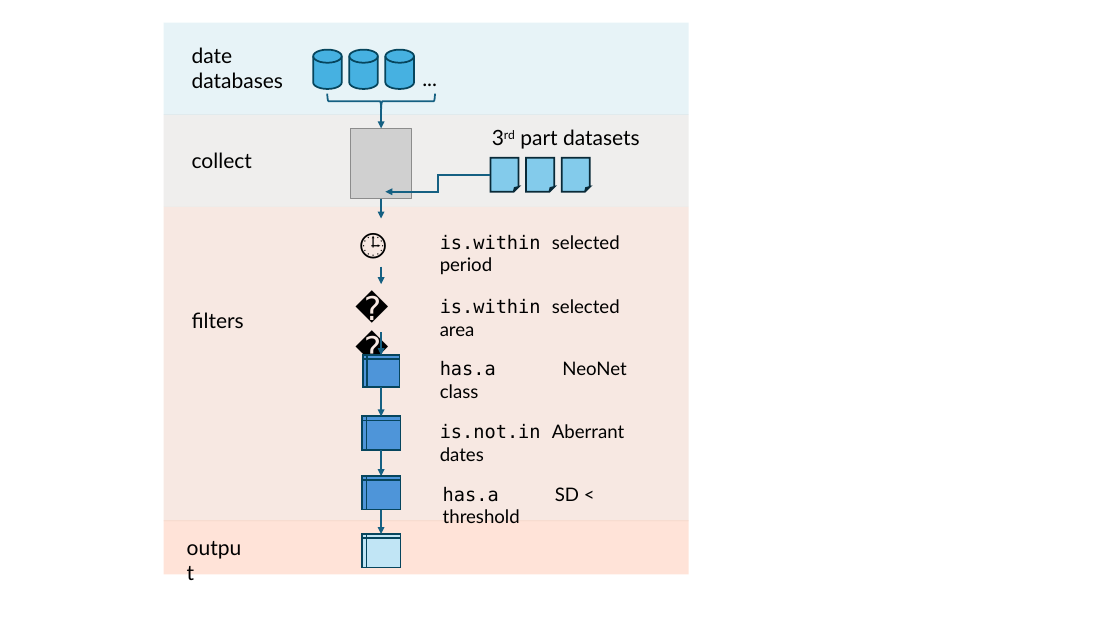
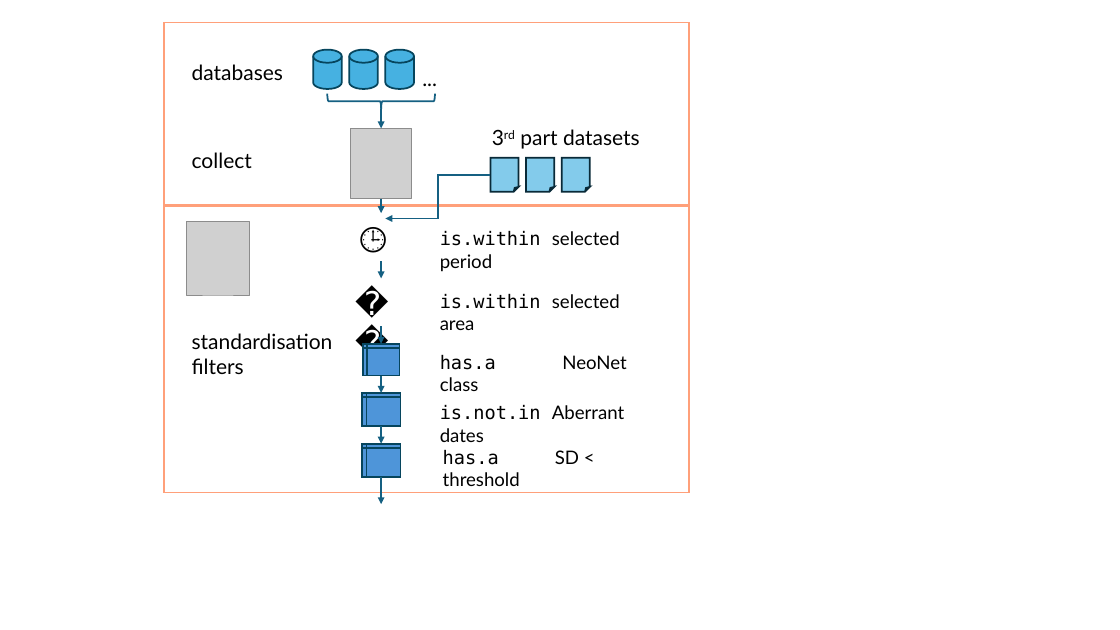
Before and after one commit to zoometh/neonet, a slide deck: slide 1 of doc/talks/2024-simep/img/workflow-radiocaron-dataset.pptx. Drawn at 1120x630 pixels with LibreOffice and Linux fonts; fonts in the diff are those of the drawing; grey boxes stand for pictures. Boxes give left, top, right and bottom in pixels: in the first picture for what was removed or moved away, otherwise in the second. Text is boxed around its words. In the diff, an @@ line names an element or a change of style, - is before the commit and + after.

```diff
--- a/doc/talks/2024-simep/img/workflow-radiocaron-dataset.pptx
+++ b/doc/talks/2024-simep/img/workflow-radiocaron-dataset.pptx
@@ rectangle: place and size @@
-rectangle at (164,23,689,115)
+rectangle at (164,23,689,206)
@@ rectangle at (164,23,689,206): fill #ADD8E6 at 29% opacity to none; outline none to #FFA07A 1.5 pt @@
@@ text "databases": place and size @@
-text "databases" at (192,47,283,88)
+text "databases" at (192,64,283,80)
@@ text at (192,47,233,63): paragraph removed @@
-date
@@ rectangle removed at (164,114,689,207) @@
@@ elbow arrow moved from (491, 175) - (386, 192) to (491, 175) - (386, 218) @@
@@ rectangle: place and size @@
-rectangle at (164,207,689,521)
+rectangle at (164,206,689,492)
@@ rectangle at (164,206,689,492): fill #E4B39E at 29% opacity to none; outline none to #FFA07A 1.5 pt @@
@@ arrow moved from (381, 199) - (381, 218) to (381, 199) - (381, 213) @@
@@ picture added at (187,222,250,295) @@
@@ 4 texts, 1 arrow: place and size @@
-4 texts, 1 arrow at (347,218,626,376)
+4 texts, 1 arrow at (347,213,626,370)
@@ text "standardisation": place and size @@
-text "standardisation" at (192,312,244,328)
+text "standardisation" at (192,333,333,374)
@@ arrow moved from (381, 332) - (381, 355) to (381, 327) - (381, 344) @@
@@ text at (192,333,333,349): paragraph added @@
+standardisation
@@ flow chart internal storage: place and size @@
-flow chart internal storage at (363,355,400,387)
+flow chart internal storage at (363,344,400,376)
@@ arrow moved from (381, 387) - (381, 417) to (381, 376) - (381, 393) @@
@@ flow chart internal storage: place and size @@
-flow chart internal storage at (362,417,401,450)
+flow chart internal storage at (362,393,401,427)
@@ text "is.not.in Aberrant dates": place and size @@
-text "is.not.in Aberrant dates" at (440,424,624,461)
+text "is.not.in Aberrant dates" at (440,405,624,442)
@@ flow chart internal storage: place and size @@
-flow chart internal storage at (362,476,401,510)
+flow chart internal storage at (362,444,401,477)
@@ arrow moved from (381, 450) - (381, 476) to (381, 427) - (381, 444) @@
@@ text "has.a SD < threshold" rewrapped from (443,487,579,502) to (443,449,579,486) @@
@@ arrow moved from (381, 510) - (381, 534) to (381, 477) - (381, 504) @@
@@ rectangle removed at (164,520,689,574) @@
@@ text removed at (178,530,256,564) @@
-output
@@ flow chart internal storage removed at (362,534,401,568) @@
```
Also in this commit, not shown: 1 slide added, 6 other files.
